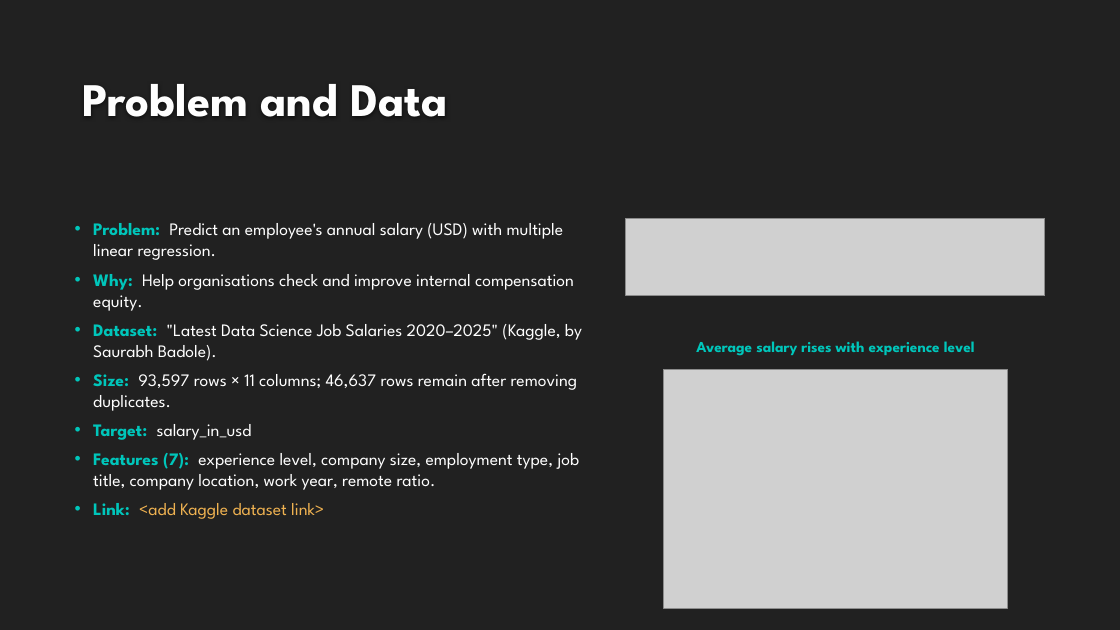
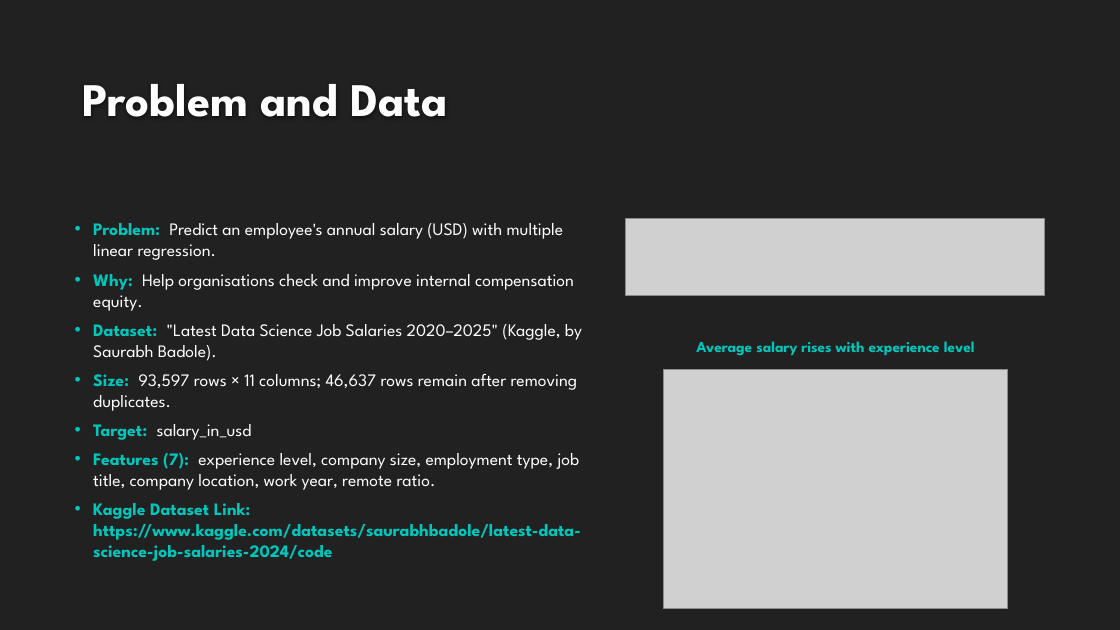
Before and after one commit to 2026esb1489-glitch/-Employee-Salary--Compensation-Prediction-, a slide deck: slide 2 of AI101 Project PPT.pptx. Drawn at 1120x630 pixels with LibreOffice and Linux fonts; fonts in the diff are those of the drawing; grey boxes stand for pictures; background and template pictures are left out. Boxes give left, top, right and bottom in pixels: in the first picture for what was removed or moved away, otherwise in the second. Text is boxed around its words. In the diff, an @@ line names an element or a change of style, - is before the commit and + after.

```diff
--- a/AI101 Project PPT.pptx
+++ b/AI101 Project PPT.pptx
@@ text at bbox=[93, 503, 581, 561]: text changed; text colour #EFB251 to #00C6BB; bold on @@
-• Link: <add Kaggle dataset link>
+• Kaggle Dataset Link: https://www.kaggle.com/datasets/saurabhbadole/latest-data-science-job-salaries-2024/code
```
Also in this commit, not shown: 2 other slides changed.
